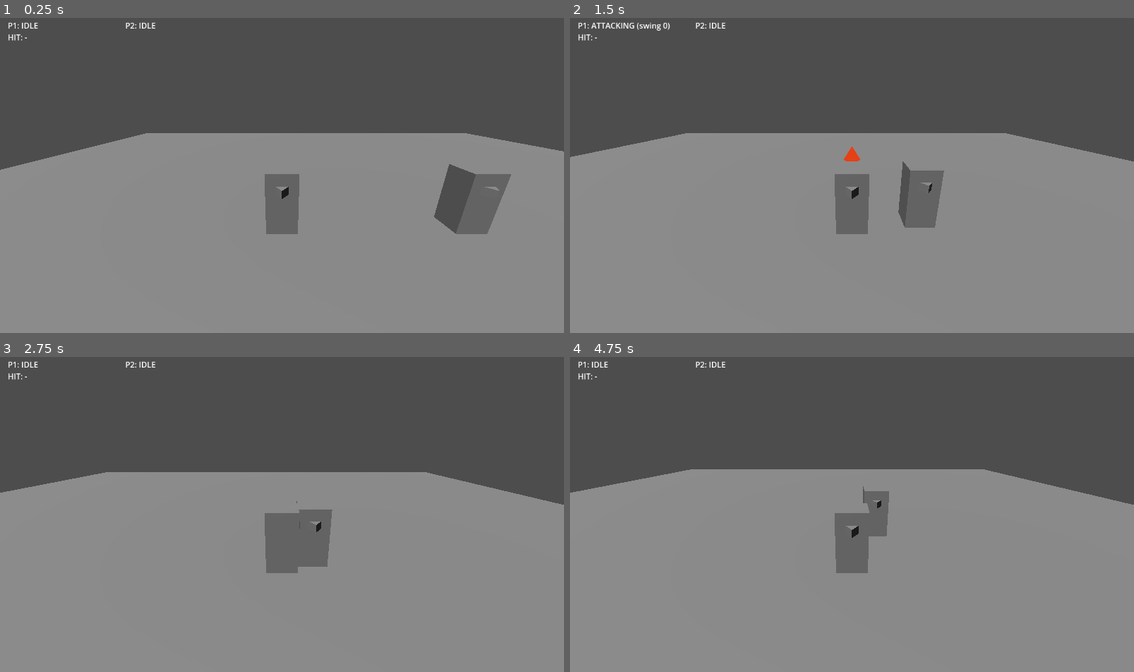
Above: before the commit, frames 1-4 (two rows, left to right).
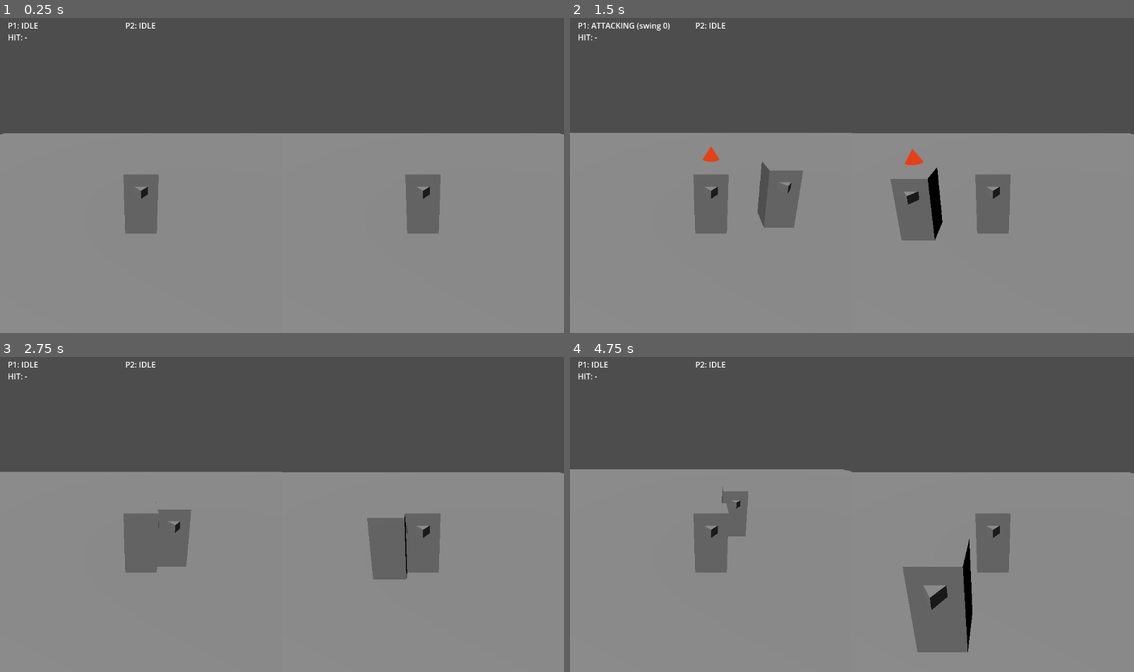
Above: after the commit, the same moments.

Repository: matkokrnic/cardsouls
Game: Godot game, scene res://src/main/main.tscn
Two runs of this game, one before a commit and one after it. Both use one fixed random seed, a clock stepped at 60 frames per second and the inputs below.
Inputs:
- Up to frame 1 (0.25 s): no input
- Up to frame 2 (1.5 s): tap Enter at 0.5 s; hold D (p1_move_right) 0.53-1.28 s; tap Up (p2_move_up) at 0.6 s; hold S (p1_move_down) from 1.28 s (still down); tap J (p1_attack) at 1.35 s
- Up to frame 3 (2.75 s): tap Up (p2_move_up) at 1.55, 2.3 s; tap R (p1_debug_reset) at 2 s; release S (p1_move_down) at 2.03 s; hold D (p1_move_right) from 2.03 s (still down); tap L (p1_roll) at 2.1 s
- Up to frame 4 (4.75 s): release D (p1_move_right) at 2.78 s; hold W (p1_move_up) 2.78-3.53 s; tap Right (p2_move_right) at 2.85 s; tap Up (p2_move_up) at 3.05, 3.6, 4.35 s; hold S (p1_move_down) from 3.53 s (still down)

The runs differ from the first frame. In frame 1, 7.3% of the frame differs, in the area x 0-100%, y 36-69%; in frame 2, 7.7%; in frame 3, 8.4%; in frame 4, 9.6%, in the area x 0-100%, y 35-94%.

Commit message:
story 2-1: split-screen SubViewports, runner camera follow, two-slot camera-relative coverage
Co-Authored-By: Claude Opus 4.8 <noreply@anthropic.com>

Diff:
--- a/src/main/main.tscn
+++ b/src/main/main.tscn
@@ -30,11 +30,29 @@
 transform = Transform3D(1, 0, 0, 0, 1, 0, 0, 0, 1, -3, 1, 0)
 script = ExtResource("3_jkpqq")
 
-[node name="Camera3D" parent="P1Hero/CameraRig"]
-current = true
-
 [node name="P2Hero" type="CharacterBody3D" parent="." unique_id=1135604472 instance=ExtResource("2_djufw")]
 transform = Transform3D(1, 0, 0, 0, 1, 0, 0, 0, 1, 3, 1, 0)
 script = ExtResource("3_jkpqq")
 
-[editable path="P1Hero"]
+[node name="P1View" type="SubViewportContainer" parent="."]
+anchor_right = 0.5
+anchor_bottom = 1.0
+stretch = true
+
+[node name="P1Viewport" type="SubViewport" parent="P1View"]
+render_target_update_mode = 4
+
+[node name="P1Camera" type="Camera3D" parent="P1View/P1Viewport"]
+current = true
+
+[node name="P2View" type="SubViewportContainer" parent="."]
+anchor_left = 0.5
+anchor_right = 1.0
+anchor_bottom = 1.0
+stretch = true
+
+[node name="P2Viewport" type="SubViewport" parent="P2View"]
+render_target_update_mode = 4
+
+[node name="P2Camera" type="Camera3D" parent="P2View/P2Viewport"]
+current = true
--- a/src/main/match_runner.gd
+++ b/src/main/match_runner.gd
@@ -33,6 +33,15 @@
 @onready var _p2_hero: HeroActor = $P2Hero
 @onready var _p1_rig: CameraRig = $P1Hero/CameraRig
 @onready var _p2_rig: CameraRig = $P2Hero/CameraRig
+# Story 2-1: the rig's CHILD camera (framed by CameraRig.apply_config — distance/height/pitch)
+# is the follow SOURCE; its global transform is mirrored onto the per-slot SubViewport follower
+# camera each tick (step 4b). The rig cameras stay basis-only render-wise (no `current`).
+@onready var _p1_rig_cam: Camera3D = $P1Hero/CameraRig/Camera3D
+@onready var _p2_rig_cam: Camera3D = $P2Hero/CameraRig/Camera3D
+# Story 2-1: the two split-screen follower cameras, one per SubViewport (main.tscn). Presentation
+# only — driven by the runner in step 4b, never their own _physics_process (F1).
+@onready var _p1_view_cam: Camera3D = $P1View/P1Viewport/P1Camera
+@onready var _p2_view_cam: Camera3D = $P2View/P2Viewport/P2Camera
 
 var _match_state: MatchState
 var _p1_controller: Controller
@@ -223,5 +232,16 @@
 	# 4. Drive actor movement — each actor reads HeroState.velocity, never the intent.
 	_p1_hero.drive(_match_state.p1.hero, delta)
 	_p2_hero.drive(_match_state.p2.hero, delta)
+	# 4b. Split-screen camera follow (story 2-1, ruling 2-1/R1). Copy each hero rig CAMERA's
+	#     framed global transform onto its SubViewport follower camera — AFTER drive() so it
+	#     reflects this tick's move_and_slide. Presentation-only: a deterministic function of
+	#     the tick, snapshot-excluded, running INSIDE the one runner _physics_process (F1 holds —
+	#     no viewport/camera/container carries its own _physics_process). Mirroring the rig's
+	#     CHILD camera (not the rig root) carries the authored camera_config framing
+	#     (distance/height/pitch) through to the half-width viewport, so AC4 reframing stays a
+	#     single-source data/camera_config.tres edit — the follower needs no framing of its own,
+	#     and its default projection matches the rig camera's (both plain Camera3D defaults).
+	_p1_view_cam.global_transform = _p1_rig_cam.global_transform
+	_p2_view_cam.global_transform = _p2_rig_cam.global_transform
 	# 5. Drain queued signals AFTER advance returns (D5).
 	_match_state.drain_signals()
--- a/test/integration/test_camera_relative.gd
+++ b/test/integration/test_camera_relative.gd
@@ -1,28 +1,52 @@
 extends SceneTree
 
-## Story 1-2 integration (AC 5): [smoke] the authored camera config .tres reaches the rig's
-## camera, and [movement] rotating the rig PROGRAMMATICALLY (camera look input is out of E1
-## scope — no Input Map action exists or may be added) makes a fixed forward intent move the
-## hero along the camera's forward, proving rig basis -> runner push -> state rotation ->
-## actor displacement end-to-end.
+## Story 1-2 integration (AC 5) + Story 2-1 (AC 3): [smoke] the authored camera config .tres
+## reaches the rig's camera, and [movement] rotating a rig PROGRAMMATICALLY (camera look input
+## is out of E1 scope — no Input Map action exists or may be added) makes a fixed forward intent
+## move that hero along ITS OWN camera forward, proving rig basis -> runner push -> state rotation
+## -> actor displacement end-to-end.
+##
+## Story 2-1 extends this to BOTH slots, exercising the per-slot camera basis (_camera_bases —
+## two live entries already at HEAD) independently for P1 (slot 0) and P2 (slot 1). The two rigs
+## are yawed in OPPOSITE senses and both heroes are driven forward: each follows its OWN camera
+## and is unaffected by the other's rotation (P1 -> world -X, P2 -> world +X). Opposite results
+## from opposite rig yaws prove the two bases are distinct, not shared. Slot 1 is put on a
+## KEYBOARD_P2 controller FOR THIS TEST ONLY (shipped main.tscn keeps slot 1 = NULL, the training
+## dummy); the kind is set on the scene instance BEFORE it enters the tree, through the single
+## per-slot config point (match_runner.slot_controller_kinds), never a private reach-in.
 ##
 ## Run: godot --headless --path . --script res://test/integration/test_camera_relative.gd
 ## (read ${PIPESTATUS[0]} / set -o pipefail so grep can't mask the exit code).
 
 var _p1: CharacterBody3D
-var _rig: Node3D
-var _start := Vector3.ZERO
+var _p2: CharacterBody3D
+var _p1_rig: Node3D
+var _p2_rig: Node3D
+var _p1_start := Vector3.ZERO
+var _p2_start := Vector3.ZERO
 var _frames := 0
 var _smoke_ok := false
 
 
 func _initialize() -> void:
 	var scene: PackedScene = load("res://src/main/main.tscn")
-	root.add_child(scene.instantiate())
+	# Variant-typed so the runner's script-local export is reached dynamically (the runner has
+	# no class_name to statically type against).
+	var main: Variant = scene.instantiate()
+	# Single per-slot config point (story 1-6): drive slot 1 with a real keyboard controller so
+	# P2's camera-relative movement can be exercised. assign() coerces into the typed export in
+	# place, BEFORE add_child so the runner's _ready reads it. Shipped default keeps slot 1 = NULL.
+	main.slot_controller_kinds.assign([0, 1])  # 0 = KEYBOARD_P1, 1 = KEYBOARD_P2
+	root.add_child(main)
 	_p1 = root.get_node("Main/P1Hero")
-	_rig = root.get_node("Main/P1Hero/CameraRig")
-	# Rotate the camera 90 deg yaw — PROGRAMMATICALLY, on the rig transform (no look input).
-	_rig.rotation_degrees = Vector3(0.0, 90.0, 0.0)
+	_p2 = root.get_node("Main/P2Hero")
+	_p1_rig = root.get_node("Main/P1Hero/CameraRig")
+	_p2_rig = root.get_node("Main/P2Hero/CameraRig")
+	# Rotate each rig PROGRAMMATICALLY (no look input), in OPPOSITE senses: P1 +90 deg yaw
+	# (camera forward -> world -X), P2 -90 deg yaw (camera forward -> world +X). Opposite
+	# directions prove each hero uses ITS OWN per-slot basis, not a shared one.
+	_p1_rig.rotation_degrees = Vector3(0.0, 90.0, 0.0)
+	_p2_rig.rotation_degrees = Vector3(0.0, -90.0, 0.0)
 
 
 func _physics_process(_delta: float) -> bool:
@@ -30,26 +54,33 @@
 	# Everything below runs AFTER the tree is live: _ready fires only once the main loop
 	# starts (pressing input or reading rig framing in _initialize races scene setup).
 	if _frames == 5:
-		# Smoke: authored .tres values reached the rig's camera (loaded once at scene setup).
+		# Smoke: authored .tres values reached P1's rig camera (loaded once at scene setup).
 		var config: CameraConfig = load("res://data/camera_config.tres")
-		var cam: Camera3D = _rig.get_node("Camera3D")
+		var cam: Camera3D = _p1_rig.get_node("Camera3D")
 		_smoke_ok = (
 			config != null
 			and is_equal_approx(cam.position.z, config.distance)
 			and is_equal_approx(cam.position.y, config.height)
 			and is_equal_approx(cam.rotation_degrees.x, config.pitch_degrees)
 		)
-		Input.action_press(&"p1_move_up")  # fixed forward intent
-		_start = _p1.global_position
+		Input.action_press(&"p1_move_up")  # fixed forward intent, slot 0
+		Input.action_press(&"p2_move_up")  # fixed forward intent, slot 1
+		_p1_start = _p1.global_position
+		_p2_start = _p2.global_position
 	if _frames >= 35:
 		Input.action_release(&"p1_move_up")
-		var moved := _p1.global_position - _start
-		# Rig yawed +90 deg: camera forward = world -X. Forward intent must displace the
-		# hero along -X (following the camera), with no drift onto the unrotated -Z axis.
-		var followed := moved.x < -0.1 and absf(moved.z) < 0.05
-		var ok := _smoke_ok and followed
-		print("camera-relative dx=%f dz=%f (smoke_ok=%s, followed_camera=%s)" % [
-			moved.x, moved.z, _smoke_ok, followed])
+		Input.action_release(&"p2_move_up")
+		var p1_moved := _p1.global_position - _p1_start
+		var p2_moved := _p2.global_position - _p2_start
+		# P1 rig yawed +90 deg: camera forward = world -X. Forward intent must displace P1
+		# along -X, with no drift onto the unrotated -Z axis.
+		var p1_followed := p1_moved.x < -0.1 and absf(p1_moved.z) < 0.05
+		# P2 rig yawed -90 deg: camera forward = world +X. Forward intent must displace P2
+		# along +X — the OPPOSITE axis, proving slot 1's basis is live AND independent of P1's.
+		var p2_followed := p2_moved.x > 0.1 and absf(p2_moved.z) < 0.05
+		var ok := _smoke_ok and p1_followed and p2_followed
+		print("camera-relative P1 dx=%f dz=%f  P2 dx=%f dz=%f (smoke_ok=%s, p1_followed=%s, p2_followed=%s)" % [
+			p1_moved.x, p1_moved.z, p2_moved.x, p2_moved.z, _smoke_ok, p1_followed, p2_followed])
 		print("RESULT: %s" % ("PASS" if ok else "FAIL"))
 		quit(0 if ok else 1)
 	return false
